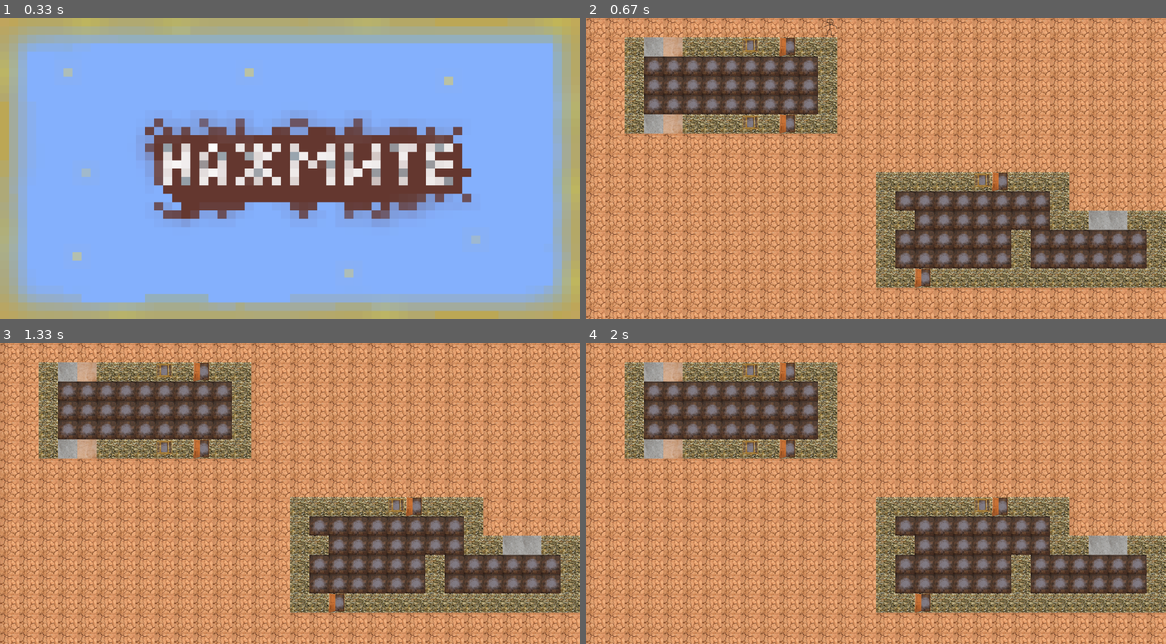
Above: before the commit, frames 1-4 (two rows, left to right).
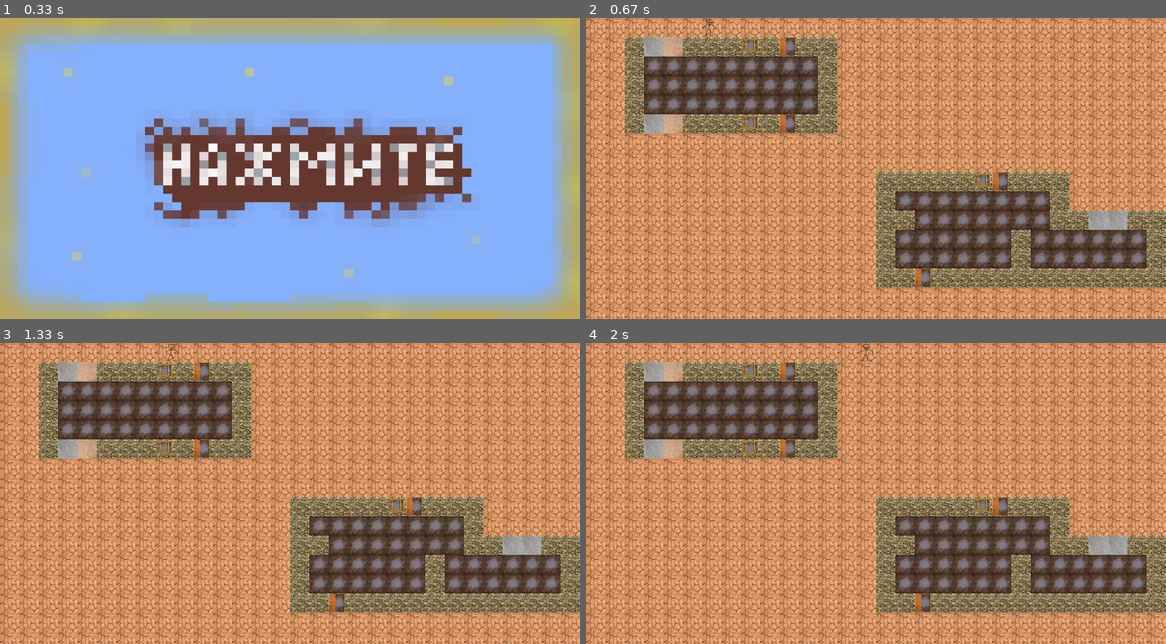
Above: after the commit, the same moments.

Repository: VladislavImp/PyGameProjectKOKOVIN
Game: pygame game, started from main.py
Same seed, same stepped clock (60 frames per second), same inputs: the game is played once before the commit and once after it.
Inputs:
- Up to frame 1 (0.33 s): no input
- Up to frame 2 (0.67 s): hold Right from 0.33 s (still down)
- Up to frame 3 (1.33 s): release Right at 0.8 s; hold Up 0.83-1.3 s
- Up to frame 4 (2 s): hold Right 1.33-1.8 s; hold Left from 1.83 s (still down)

Frame 1 is identical in both runs. In frame 2, less than 0.1% of the frame differs, in the area x 20-44%, y 0-6%; in frame 3, less than 0.1%; in frame 4, less than 0.1%.

Commit message:
добавленны коментарии и исправлены критические баги

Diff:
--- a/main.py
+++ b/main.py
@@ -3,7 +3,7 @@
 import pygame
 import random
 
-FPS = 1000
+FPS = 60
 WIDTH = 1920
 HEIGHT = 1000
 
@@ -23,25 +23,30 @@
 error_tiles_group = pygame.sprite.Group()
 
 
+#случайность уровня
 def random_level():
     return random.choice(['map1.txt', 'map2.txt', 'map3.txt'])
 
 
+#случайность изображения игрока
 def random_skin_player():
     n = random.choice(['1', '2', '3'])
     return load_image(f"player{n}.png")
 
 
+#случайность текстуры врага
 def random_enemy_texture():
     n = random.choice(['1', '2', '3', '4', '5'])
     return load_image(f"enemy'{n}'.png")
 
 
+#случайность текстур
 def random_texture(objectname):
     n = random.choice(['1', '2', '3'])
     return load_image(f"{objectname + n}.png")
 
 
+#функция загрузки изображений
 def load_image(name, colorkey=None):
     fullname = os.path.join('data', name)
     if not os.path.isfile(fullname):
@@ -57,9 +62,9 @@
     return image
 
 
-bad_coords = []
-go = ['S', '@', 'F', '#', 'w', 'd']
-
+bad_coords = [] #координаты куда игрок попасть не может
+
+#текстуры
 wall_tiles_image = {'W': random_texture('wall')}
 
 structure_tiles_image = {
@@ -89,6 +94,7 @@
 tile_size = tile_width
 
 
+#загрузка уровня
 def load_level(filename):
     filename = "data/" + filename
     with open(filename, 'r') as mapFile:
@@ -97,6 +103,7 @@
     return list(map(lambda x: x.ljust(max_width, 'S'), level_map))
 
 
+#создание уровня
 def generate_level(level):
     new_player, x, y = None, None, None
     for y in range(len(level)):
@@ -134,6 +141,7 @@
     sys.exit()
 
 
+#стартовый экран
 def start_screen():
     fon = pygame.transform.scale(load_image('fon.png'), (WIDTH, HEIGHT))
     screen.blit(fon, (0, 0))
@@ -149,6 +157,7 @@
         clock.tick(FPS)
 
 
+#класс пола
 class Structure_Tile(pygame.sprite.Sprite):
     def __init__(self, tile_type, pos_x, pos_y):
         super().__init__(structure_tiles_group, all_sprites)
@@ -157,6 +166,7 @@
             tile_width * pos_x, tile_height * pos_y)
 
 
+#класс стен
 class Walls_Tile(pygame.sprite.Sprite):
     def __init__(self, tile_type, pos_x, pos_y):
         super().__init__(wall_tiles_group, all_sprites)
@@ -165,9 +175,10 @@
         self.rect = self.image.get_rect().move(
             tile_width * pos_x, tile_height * pos_y)
         bad_coords.append([range(tile_width * pos_x - 32, tile_width * pos_x + 48),
-                           range(tile_height * pos_y - 48, tile_height * pos_y + 2)])
-
-
+                           range(tile_height * pos_y - 62, tile_height * pos_y + 2)])
+
+
+#класс проходов
 class Passage_Tile(pygame.sprite.Sprite):
     def __init__(self, tile_type, pos_x, pos_y):
         super().__init__(passage_tiles_group, all_sprites)
@@ -176,6 +187,7 @@
             tile_width * pos_x, tile_height * pos_y)
 
 
+#класс других стен
 class Destructible_Tile(pygame.sprite.Sprite):
     def __init__(self, tile_type, pos_x, pos_y):
         super().__init__(destructible_tiles_group, all_sprites)
@@ -183,13 +195,13 @@
         self.rect = self.image.get_rect().move(
             tile_width * pos_x, tile_height * pos_y)
         bad_coords.append([range(tile_width * pos_x - 32, tile_width * pos_x + 48),
-                           range(tile_height * pos_y - 48, tile_height * pos_y + 2)])
+                           range(tile_height * pos_y - 62, tile_height * pos_y + 2)])
 
     def destroying(self, *args):
-        if self.rect.collidepoint(args[0].pos):
-            self.image = destructible_tiles_image['destroyed']
-
-
+        pass
+
+
+#Класс игрока
 class Player(pygame.sprite.Sprite):
     def __init__(self, pos_x, pos_y):
         super().__init__(player_group, all_sprites)
@@ -214,6 +226,10 @@
         for i in bad_coords:
             if self.rect.x + self.x in i[0] and self.rect.y + self.y in i[1]:
                 flag = False
+        if self.rect.x + self.x > WIDTH - 48 or self.rect.x + self.x < 0:
+            flag = False
+        if self.rect.y + self.y > HEIGHT - 50 or self.rect.y + self.y < 0:
+            flag = False
         if flag:
             self.rect.x += self.x
             self.rect.y += self.y
